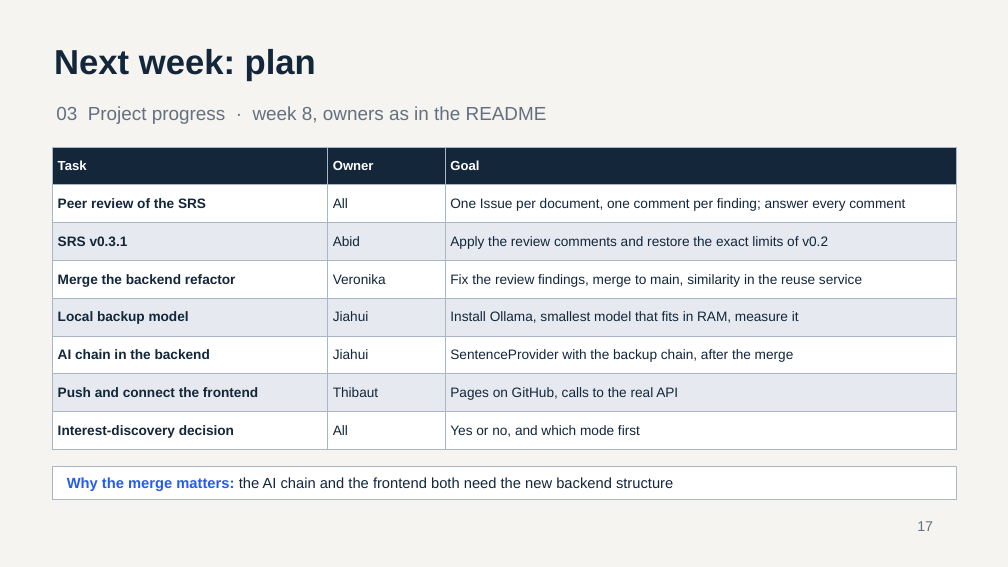
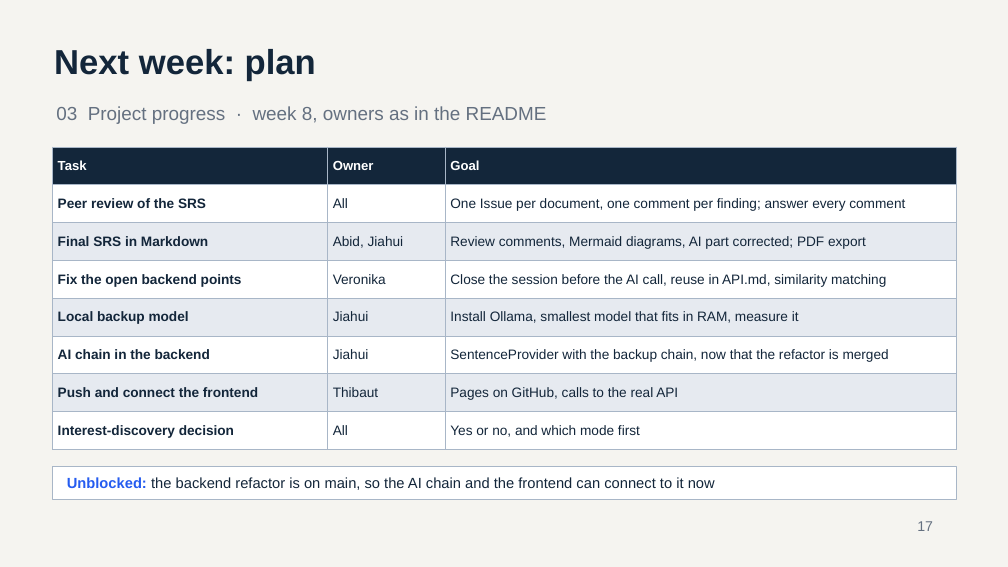
Before and after one commit to bhsei/26B, a slide deck: slide 17 of weekly-reports/W07/Weekly_Report_W07.pptx. Drawn at 1008x567 pixels with LibreOffice and Linux fonts; fonts in the diff are those of the drawing. Boxes give left, top, right and bottom in pixels: in the first picture for what was removed or moved away, otherwise in the second. Text is boxed around its words. In the diff, an @@ line names an element or a change of style, - is before the commit and + after.

Commit message:
W7 - Weekly report W07; Gantt tasks in verb and noun form with design due in week 12, backend slides updated after the merge, status-code legend and corrected survey limits

```diff
--- a/weekly-reports/W07/Weekly_Report_W07.pptx
+++ b/weekly-reports/W07/Weekly_Report_W07.pptx
@@ table at (52,147,957,449) @@
-row 3: SRS v0.3.1 | Abid | Apply the review comments and restore the exact limits of v0.2
+row 3: Final SRS in Markdown | Abid, Jiahui | Review comments, Mermaid diagrams, AI part corrected; PDF export
-row 4, column 1: Merge the backend refactor
+row 4, column 1: Fix the open backend points
-row 4, column 3: Fix the review findings, merge to main, similarity in the reuse service
+row 4, column 3: Close the session before the AI call, reuse in API.md, similarity matching
-row 6, column 3: SentenceProvider with the backup chain, after the merge
+row 6, column 3: SentenceProvider with the backup chain, now that the refactor is merged
@@ text at (67,477,715,490): text changed @@
-Why the merge matters: the AI chain and the frontend both need the new backend structure
+Unblocked: the backend refactor is on main, so the AI chain and the frontend can connect to it now
```
Also in this commit, not shown: 5 other slides changed.
